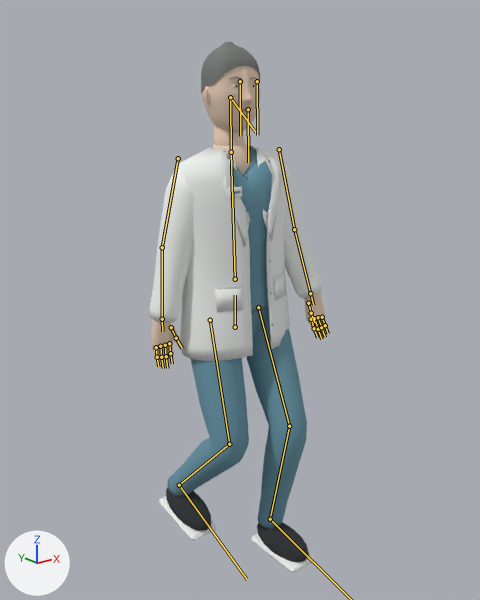
An edit to the glTF model arjan-portfolio/public/hospitalsim/assets/coat.glb, drawn before and after from the same camera.
Rendered twice from a 50 mm camera at (-1.249, -1.586, 1.548) aimed at (0.026, 0.008, 0.911). Lighting does not change. The marker at lower left points along +X, +Y and +Z. The first picture is the older version. Both versions are drawn at frame 4 of the action 'Walk'; the numbers are the values there. The bones that bend it are drawn over the model as lines.

Names of what the first picture shows: 'coat_skin_export'.
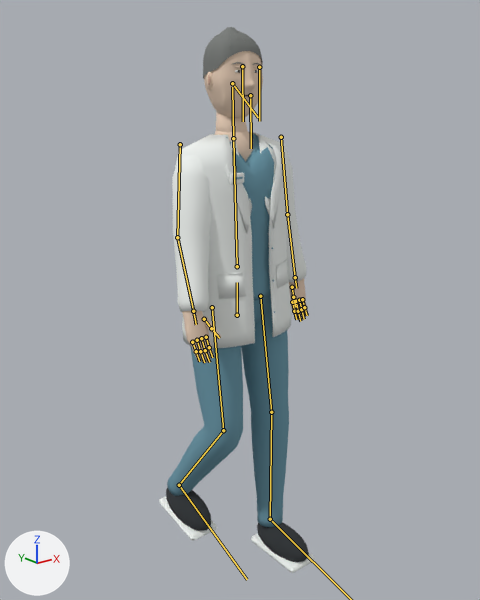
Location of each change, [x1, y1, x2, y2] in pixels of the pictures (480 x 600 px):
'coat_skin_export', posed (14% narrower)
    before: [149, 42, 330, 573]
    after: [159, 27, 315, 573]
bone 'hips', root to tip
    before: (235, 327) to (235, 295)
    after: (237, 315) to (237, 282)
bone 'upper_arm.L', root to tip
    before: (279, 149) to (294, 229)
    after: (281, 137) to (287, 214)
bone 'forearm.L', root to tip
    before: (294, 229) to (310, 293)
    after: (287, 214) to (295, 277)
bone 'upper_arm.R', root to tip
    before: (178, 158) to (162, 247)
    after: (180, 144) to (177, 237)
bone 'forearm.R', root to tip
    before: (162, 247) to (162, 319)
    after: (177, 237) to (193, 311)
bone 'thigh.L', root to tip
    before: (258, 307) to (289, 426)
    after: (260, 296) to (271, 412)
bone 'shin.L', root to tip
    before: (289, 426) to (270, 519)
    after: (271, 412) to (270, 519)
bone 'thigh.R', root to tip
    before: (210, 320) to (229, 444)
    after: (212, 307) to (223, 430)
bone 'shin.R', root to tip
    before: (229, 444) to (179, 485)
    after: (223, 430) to (179, 485)

What the commit changed:
Bone 'hips' (bone_hips) moves from (0.0, -0.054, 0.0) to (0.008, -0.015, 0.0).
Bone 'upper_arm.L' (bone_upper_arm_l) turns from (-7, 0, 1) to (5, 0, 1) degrees about its own x, y and z.
Bone 'forearm.L' (bone_forearm_l) turns from (-9, 0, 0) to (-8, 0, 0) degrees about its own x, y and z.
Bone 'upper_arm.R' (bone_upper_arm_r) turns from (7, 0, -1) to (-5, 0, -1) degrees about its own x, y and z.
Bone 'forearm.R' (bone_forearm_r) turns from (-6, 0, 0) to (-11, 0, 0) degrees about its own x, y and z.
Bone 'thigh.L' (bone_thigh_l) turns from (-23, 0, 0) to (-8, 0, 1) degrees about its own x, y and z.
Bone 'shin.L' (bone_shin_l) turns from (35, 0, -1) to (8, 0, -1) degrees about its own x, y and z.
Bone 'foot.L' (bone_foot_l) turns from (-12, 0, 0) to (1, 0, 0) degrees about its own x, y and z.
Bone 'thigh.R' (bone_thigh_r) turns from (-14, 0, 0) to (-9, 0, 0) degrees about its own x, y and z.
Bone 'shin.R' (bone_shin_r) turns from (58, 0, 1) to (46, 0, 1) degrees about its own x, y and z.
Bone 'foot.R' (bone_foot_r) turns from (-34, 0, 0) to (-27, 1, 0) degrees about its own x, y and z.
